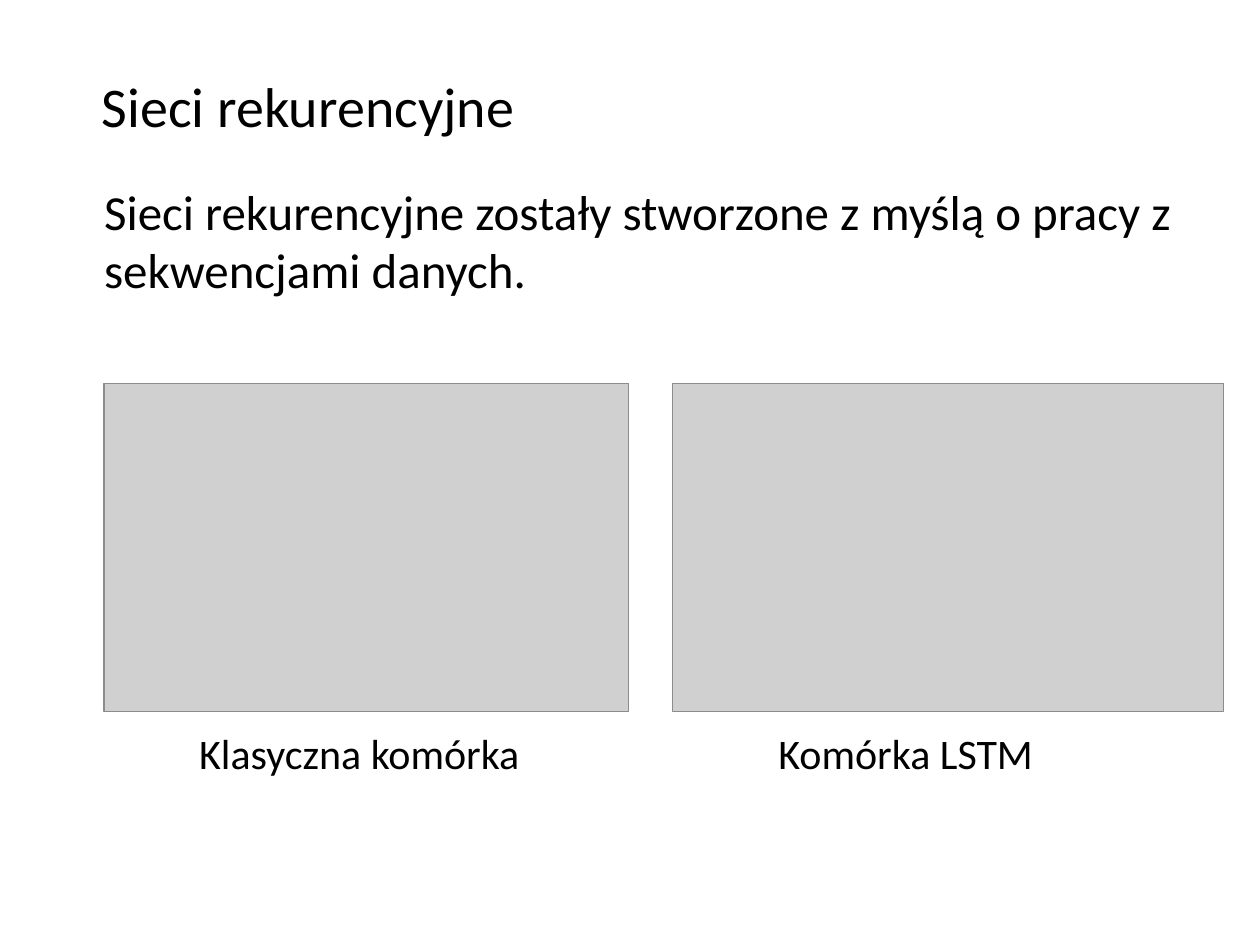
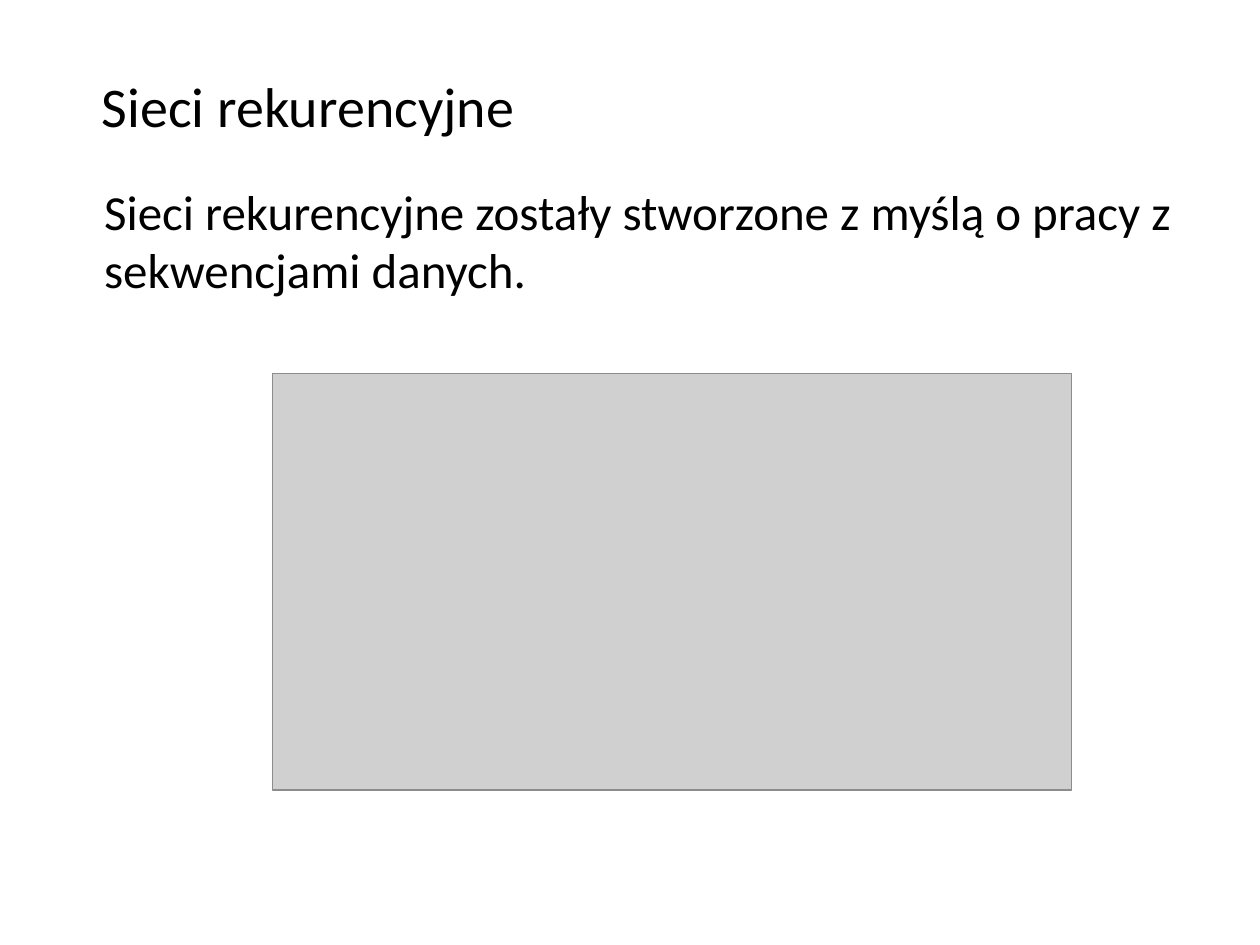
Before and after one commit to r-zareba/praca_inzynierska, a slide deck: slide 10 of 238657_prezentacja.pptx. Drawn at 1260x945 pixels with LibreOffice and Linux fonts; fonts in the diff are those of the drawing; grey boxes stand for pictures; background and template pictures are left out. Boxes give left, top, right and bottom in pixels: in the first picture for what was removed or moved away, otherwise in the second. Text is boxed around its words. In the diff, an @@ line names an element or a change of style, - is before the commit and + after.

```diff
--- a/238657_prezentacja.pptx
+++ b/238657_prezentacja.pptx
@@ picture removed at (105,383,629,712) @@
@@ picture added at (273,373,1072,790) @@
@@ picture removed at (673,383,1223,712) @@
@@ text at (199,739,1033,776): paragraph removed @@
-Klasyczna komórka Komórka LSTM
```
Also in this commit, not shown: 1 other slide changed.
